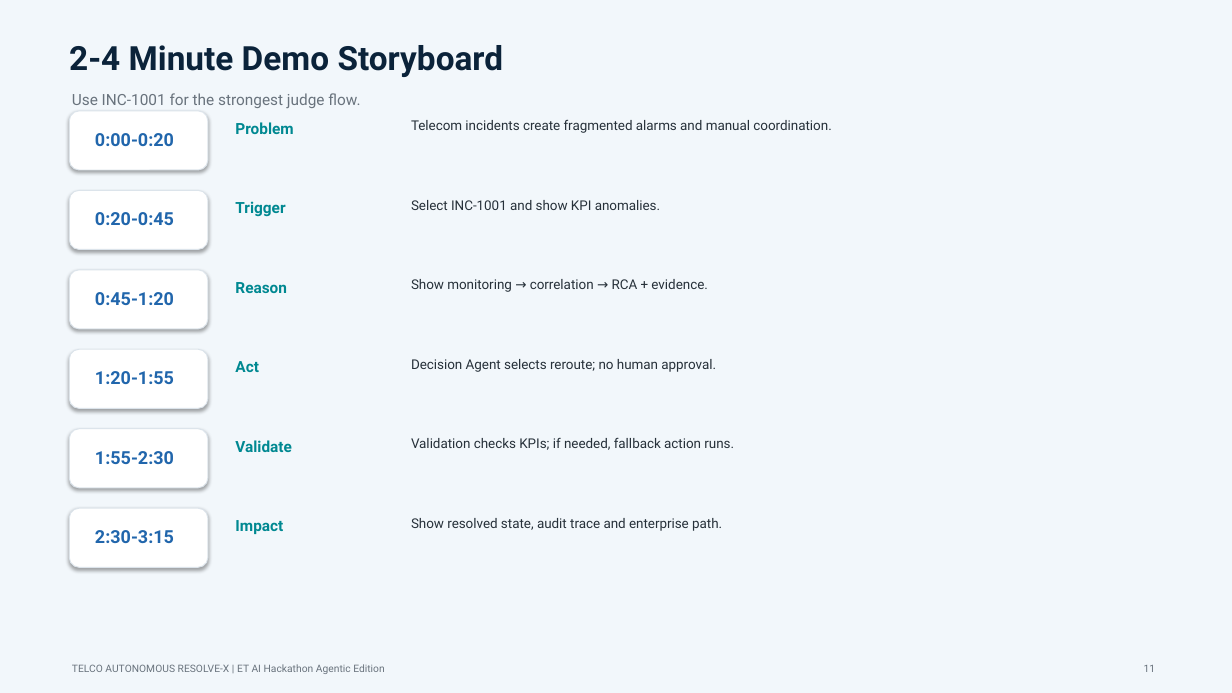
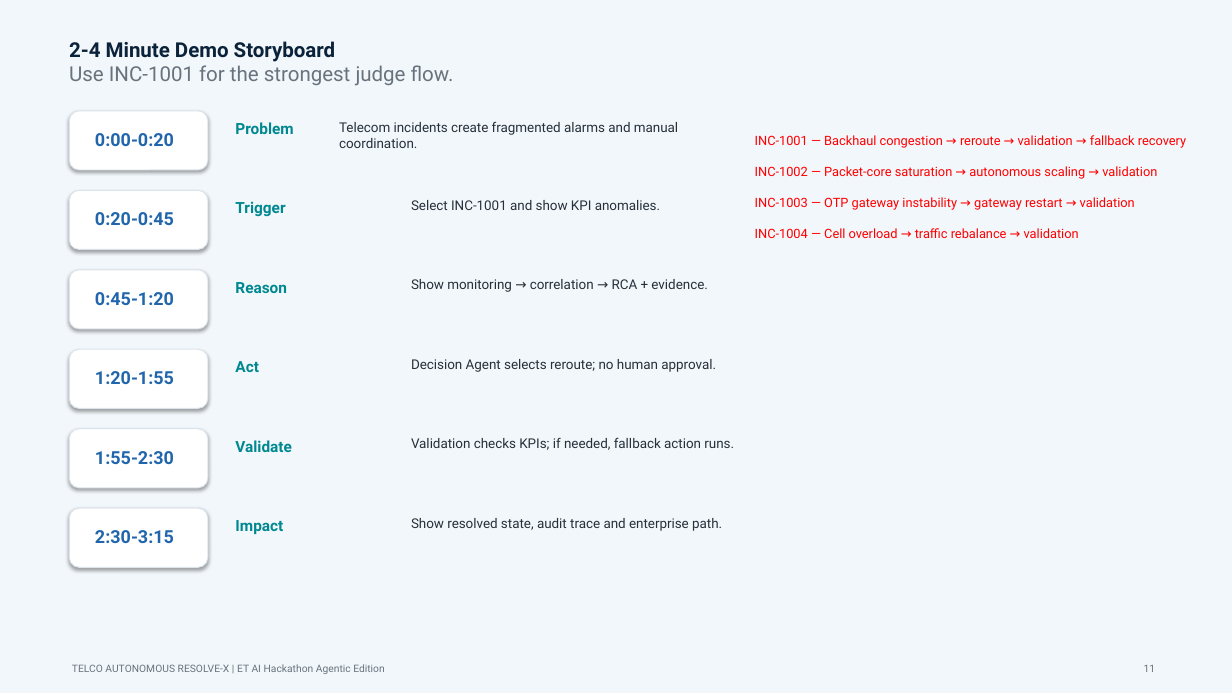
Before and after one commit to garv4179/Agentic-Ai-telecom-domain-ET-AI-Hackathon, a slide deck: slide 11 of TELCO_AUTONOMOUS_RESOLVE_X_Pitch_Deck.pptx. Drawn at 1232x693 pixels with LibreOffice and Linux fonts; fonts in the diff are those of the drawing. Boxes give left, top, right and bottom in pixels: in the first picture for what was removed or moved away, otherwise in the second. Text is boxed around its words. In the diff, an @@ line names an element or a change of style, - is before the commit and + after.

```diff
--- a/TELCO_AUTONOMOUS_RESOLVE_X_Pitch_Deck.pptx
+++ b/TELCO_AUTONOMOUS_RESOLVE_X_Pitch_Deck.pptx
@@ text at bbox=[69, 41, 454, 86]: text changed; size 26 to 16 pt; text colour #0B233A to #69737D; bold off @@
-2-4 Minute Demo Storyboard
+2-4 Minute Demo Storyboard
+Use INC-1001 for the strongest judge flow.
@@ text "Telecom incidents create fragmented alarms ..." rewrapped from bbox=[411, 120, 831, 133] to bbox=[339, 122, 678, 148] @@
@@ text at bbox=[755, 135, 1186, 238]: text changed; size 12 to 10 pt; text colour #69737D to #FF0000 @@
-Use INC-1001 for the strongest judge flow.
+INC-1001 — Backhaul congestion → reroute → validation → fallback recovery
+INC-1002 — Packet-core saturation → autonomous scaling → validation
+INC-1003 — OTP gateway instability → gateway restart → validation
+INC-1004 — Cell overload → traffic rebalance → validation
```
Also in this commit, not shown: 2 other slides changed, 5 other files.
